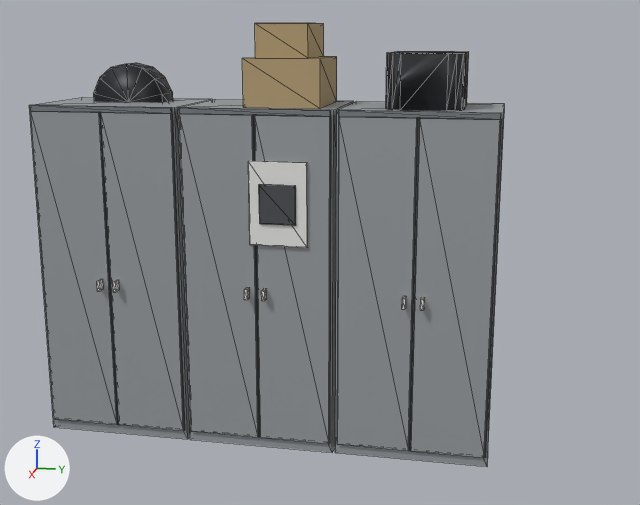
Before and after pictures for a commit that changed the glTF model scratchpad/g8/glb/garage_cabinets.glb.
Both versions are drawn from a 50 mm lens placed at (5.25, -2.27, 2.35), pointed at (0.39, -3.24, 1.13). The axes (+X, +Y, +Z) are drawn at lower left. The lights are the same throughout. The first picture is the older version. Mesh edges are drawn as thin lines. Vertices at exactly the same position are counted once.

The first picture shows 'root'.
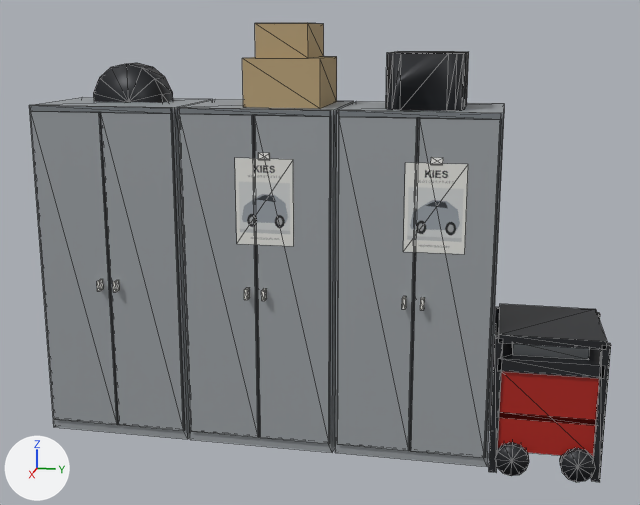
What changed in the scene script:
```text
Add mat_gkpost:
    mat_gkpost = bpy.data.materials.new('gkpost')
    # colours: white #e9e9e6
    # uses the picture img_image_0
Change me_mesh_0:
    verts and faces of me_mesh_0; kept vertices keep their numbers, new ones are numbered from 298
    remove me_mesh_0.from_pydata(...)  # 298 vertices, 488 faces; spans x 0.02..0.73, y -4.83..-2.24, z 0.0..2.41
    add me_mesh_0.from_pydata(...)  # 430 vertices, 696 faces; spans x 0.02..0.73, y -4.83..-1.64, z 0.0..2.41
    me_mesh_0 part 1: a new loose piece, a box spanning x 0.6876..0.6937, y -2.5969..-2.5359, z 1.7008..1.7374, in mat_gtape (white #f2f2ef)
    me_mesh_0 part 2: a new loose piece, a box spanning x 0.6876..0.6937, y -3.5113..-3.4503, z 1.7008..1.7374, in mat_gtape (white #f2f2ef)
    me_mesh_0 part 3: a new loose piece, a box spanning x 0.091..0.671, y -2.21..-1.661, z 0.594..0.664, in mat_gblkm (dark grey #2a2c30)
    me_mesh_0 part 4: a new loose piece, a box spanning x 0.091..0.134, y -2.231..-2.188, z 0.0..0.777, in mat_gblkm (dark grey #2a2c30)
    me_mesh_0 part 5: a new loose piece, a box spanning x 0.628..0.671, y -1.682..-1.64, z 0.0..0.777, in mat_gblkm (dark grey #2a2c30)
    me_mesh_0 part 6: a new loose piece, a box spanning x 0.628..0.671, y -2.231..-2.188, z 0.0..0.777, in mat_gblkm (dark grey #2a2c30)
    me_mesh_0 part 7: a new loose piece, a box spanning x 0.091..0.671, y -2.21..-1.661, z 0.756..0.799, in mat_gblkm (dark grey #2a2c30)
    me_mesh_0 part 8: a new loose piece, a 12-sided cylinder along x spanning x 0.622..0.695, y -1.853..-1.67, z 0.0..0.183, in mat_gblkm (dark grey #2a2c30)
    me_mesh_0 part 9: a new loose piece, a 12-sided cylinder along x spanning x 0.622..0.695, y -2.201..-2.018, z 0.0..0.183, in mat_gblkm (dark grey #2a2c30)
    me_mesh_0 part 10: a new loose piece, a box spanning x 0.11..0.66, y -2.19..-1.68, z 0.13..0.59, in mat_gred (red #b3251c)
    me_mesh_0 part 11: a new loose piece, a box spanning x 0.107..0.655, y -2.201..-1.67, z 0.32..0.351, in mat_gredd (red #87180f)
    me_mesh_0 part 12: a new loose piece, a box spanning x 0.168..0.594, y -2.134..-1.737, z 0.664..0.738, in mat_gsteeld (grey #868b8f)
    me_mesh_0 part 13: the loose piece of 8 vertices spanning x 0.69..0.7, y -3.57..-3.25, z 1.23..1.69 is rebuilt with 4 vertices and now spans x 0.69, y -3.64..-3.32, z 1.23..1.71, in mat_gkpost
    me_mesh_0 part 14: the loose piece of 8 vertices spanning x 0.7..0.71, y -3.51..-3.31, z 1.36..1.57 is deleted
    me_mesh_0 part 15
    add verts[298] = (0.69, -2.73, 1.23)  # pixel (403, 251)
    add verts[299] = (0.69, -2.41, 1.23)  # pixel (464, 254)
    add verts[300] = (0.69, -2.41, 1.71)  # pixel (468, 164)
    add verts[301] = (0.69, -2.73, 1.71)  # pixel (405, 162)
    add faces += [(298, 299, 300), (298, 300, 301)]  # mat_gkpost
    other edits to the shape of me_mesh_0 do not show in these pictures
    remove me_mesh_0.materials.append(mat_gkprint)  # white #e9e9e6
    remove me_mesh_0.materials.append(mat_gkprintk)  # dark grey #4a4d52
    add me_mesh_0.materials.append(mat_gkpost)
    add me_mesh_0.materials.append(mat_gtape)  # white #f2f2ef
    add me_mesh_0.materials.append(mat_gred)  # red #b3251c
    add me_mesh_0.materials.append(mat_gredd)  # red #87180f
    add me_mesh_0.materials.append(mat_gsteeld)  # grey #868b8f
```

Pixel boxes [x1, y1, x2, y2] of what changed, in the pictures (640 x 505 px):
'root', reshaped (22% wider)
    before: [29, 23, 504, 467]
    after: [29, 23, 611, 482]
part 1 of me_mesh_0, added
    after: [431, 157, 443, 165]
part 2 of me_mesh_0, added
    after: [258, 153, 270, 160]
part 3 of me_mesh_0, added
    after: [498, 330, 605, 379]
part 4 of me_mesh_0, added
    after: [490, 307, 500, 430]
part 5 of me_mesh_0, added
    after: [591, 343, 611, 482]
part 6 of me_mesh_0, added
    after: [489, 336, 503, 472]
part 7 of me_mesh_0, added
    after: [499, 304, 607, 349]
part 8 of me_mesh_0, added
    after: [560, 448, 595, 482]
part 9 of me_mesh_0, added
    after: [495, 442, 529, 476]
part 10 of me_mesh_0, added (red)
    after: [498, 371, 599, 456]
part 11 of me_mesh_0, added
    after: [499, 412, 596, 425]
part 12 of me_mesh_0, added
    after: [512, 343, 589, 360]
part 13 of me_mesh_0, rebuilt
    before: [248, 161, 308, 248]
    after: [235, 158, 294, 246]
part 14 of me_mesh_0, deleted
    before: [259, 184, 296, 225]
part 15 of me_mesh_0, added
    after: [403, 163, 468, 254]
